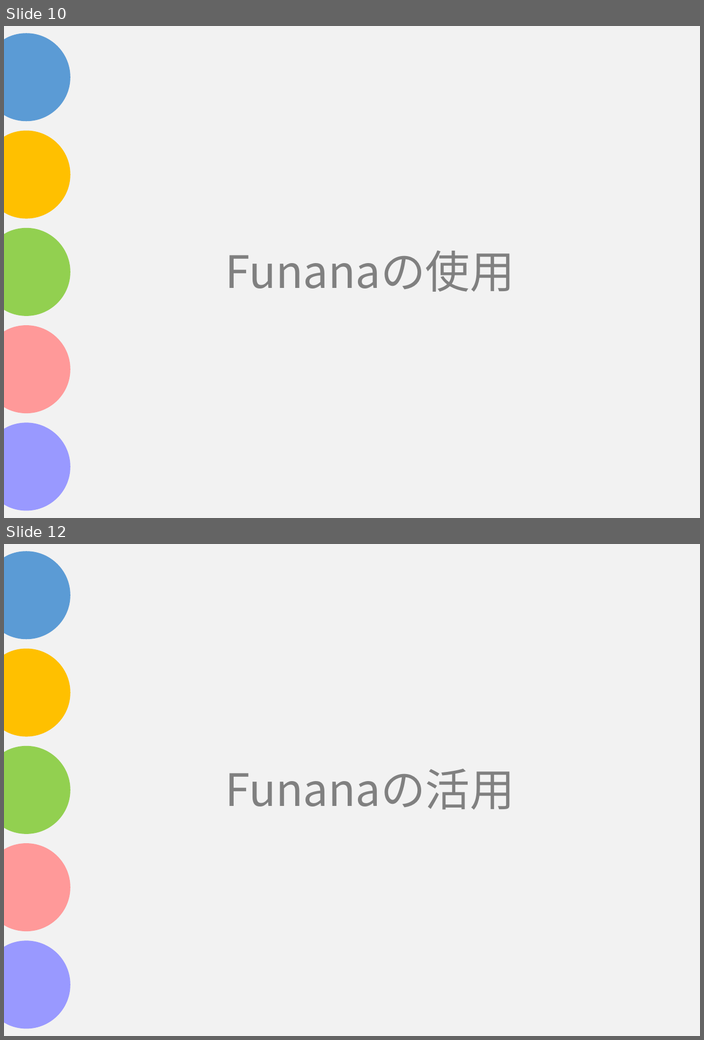
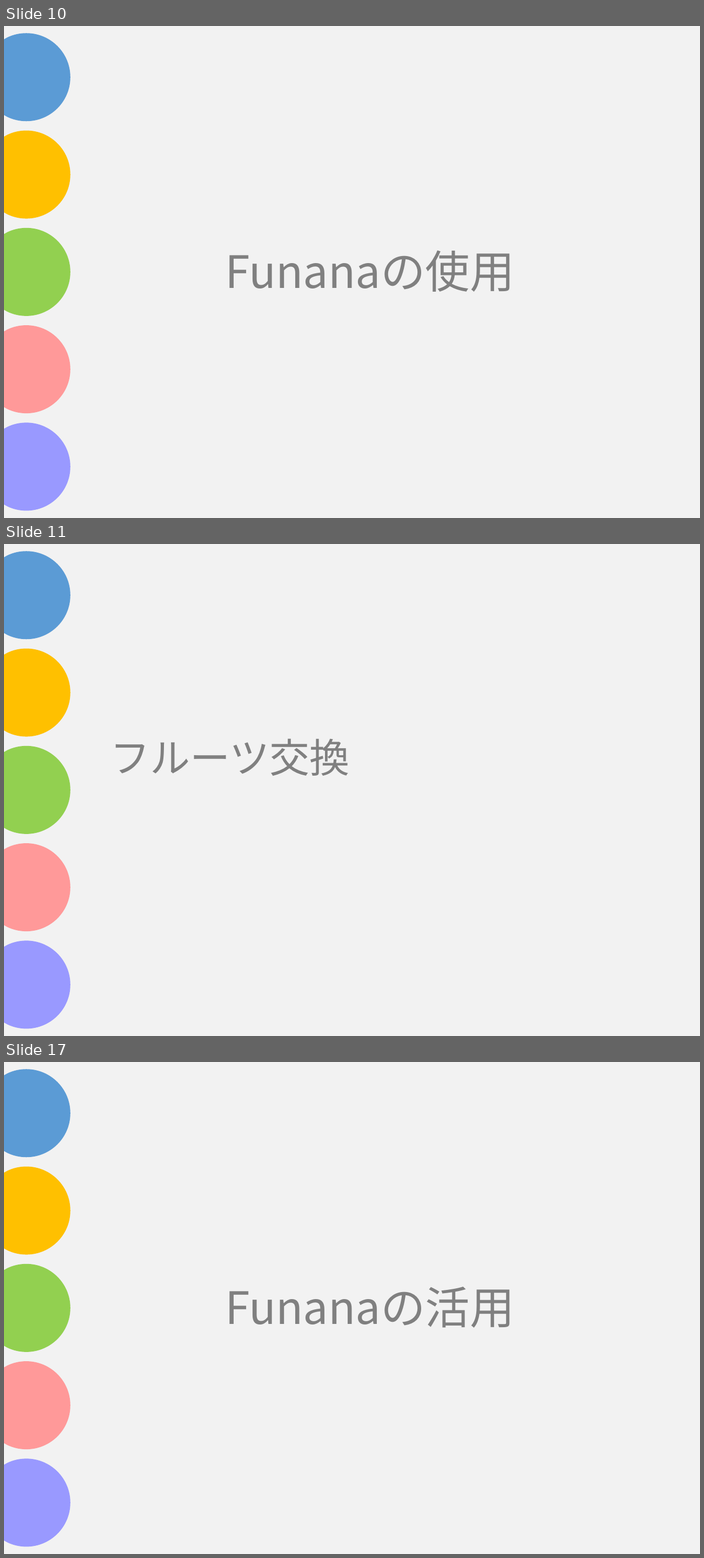
Before and after one commit to asojketest1/test, a slide deck: Funanaプレゼン.pptx. Shown one above the other, each under a label of ours: slides 10 and 12 before the commit, slides 10, 11 and 17 after it; the slides between them are not shown. The pictures are 704x1040 and 704x1558 pixels, drawn with LibreOffice and Linux fonts; fonts in the diff are those of the drawing. Boxes give left, top, right and bottom in pixels: in the first picture for what was removed or moved away, otherwise in the second. Text is boxed around its words. In the diff, an @@ line names an element or a change of style, - is before the commit and + after.

```diff
--- a/Funanaプレゼン.pptx
+++ b/Funanaプレゼン.pptx
@@ slide 11 added at box(4, 544, 700, 1036), background #FFFFFF; not listed: 6 template elements that a slide beside it also shows @@
@@ title added at box(110, 738, 350, 776), 48.5 pt, text #808080 @@
+フルーツ交換
@@ what was slide 12 is now slide 17 @@
```
Also in this commit, not shown: 3 slides changed, 5 other slides added, 1 slide removed, 2 other files.
